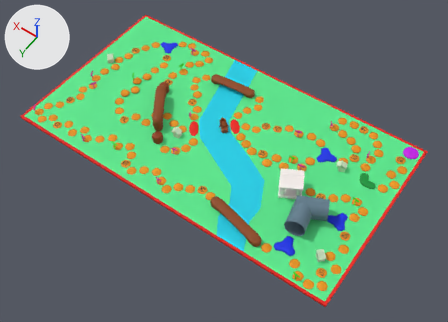
Before and after pictures for a commit that changed the FBX model Assets/Models/fbx/board.fbx.
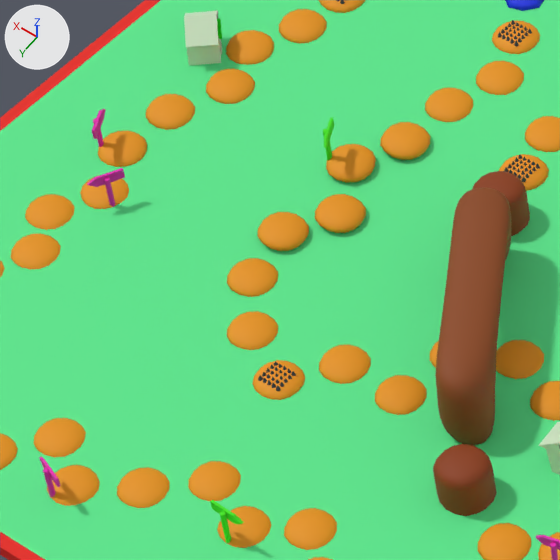
The first picture shows the older version from a 50 mm camera at (-72.4, 126.0, 181.2) aimed at (10.4, 10.0, -1.0). The close-ups show both versions on the part from 17% to 39% of the width and 16% to 47% of the height of that picture; other places that the commit changed are outside them. Every picture has the same lights, and +X, +Y and +Z are marked at upper left. Where no turn or scale is listed for an object, it has been applied to the vertices.
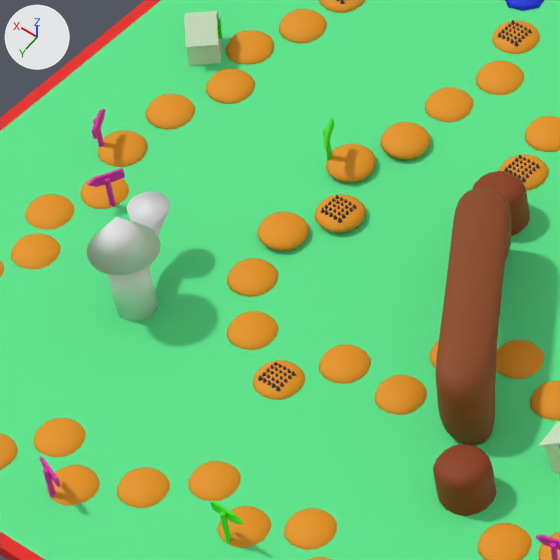
The change, as a diff of the scene's bpy script:
```diff
--- a/Assets/Models/fbx/board.fbx.py
+++ b/Assets/Models/fbx/board.fbx.py
@@ me_cone_015 @@
+me_cone_015.from_pydata(...)  # 193 vertices, 133 faces; spans x -2.51..3.77, y -6.24..2.51, z -7.56..1.57
@@ ob_cube_094 @@
 ob_cube_094.location = (58.08, 4.13, 3.44)
-ob_cube_094.rotation_euler = (0.00387, -0.0493, 0.137)  # degrees (0.2, -2.8, 7.8)
 ob_cube_094.scale = (2.05, 2.05, 0.702)
@@ ob_turm @@
+ob_turm = bpy.data.objects.new('Turm', me_cone_015)
+ob_turm.location = (64.13, 19.01, 10.28)
```

Pixel boxes (x1, y1, x2, y2) of what changed, in the close-ups (560 x 560 px):
'Turm', added: after (87, 191, 170, 321)
'Cube.094', turned: before (315, 194, 366, 233); after (314, 194, 366, 233)
